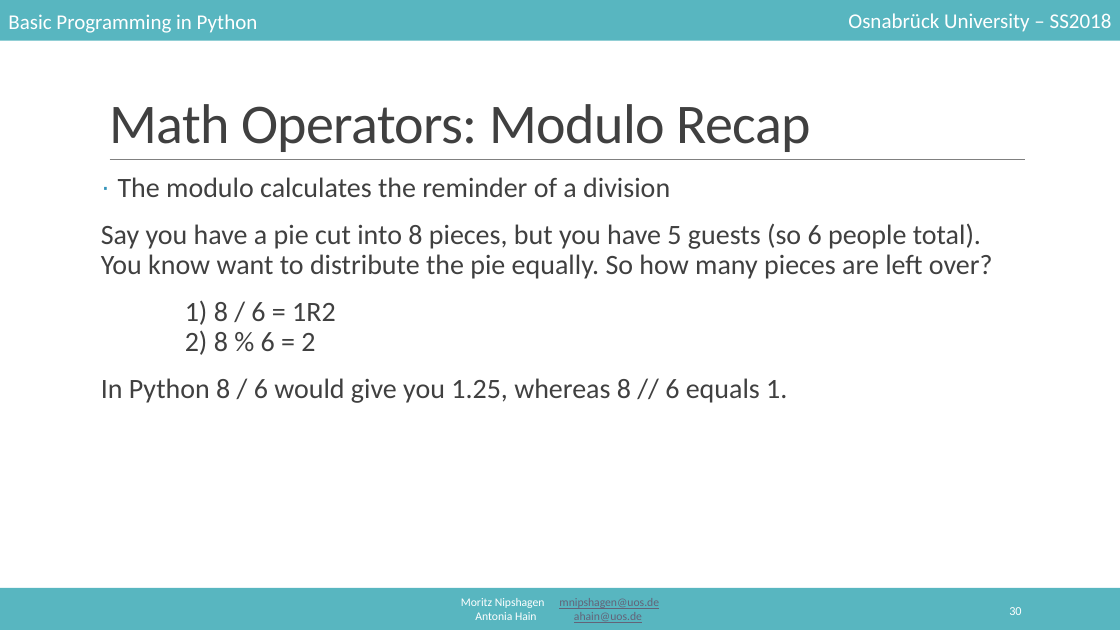
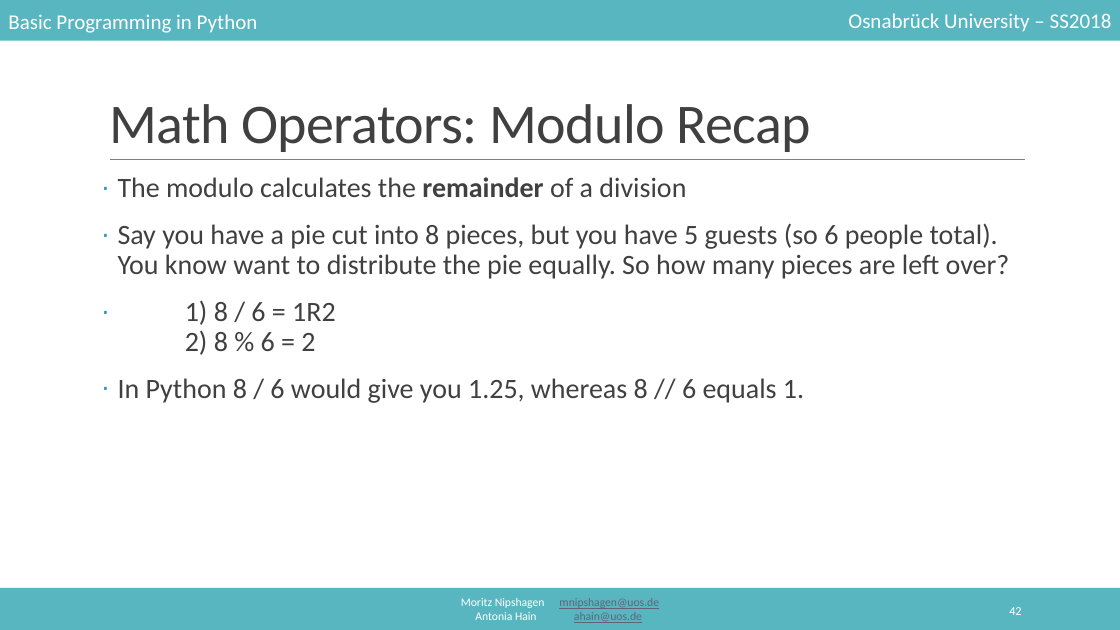
Before and after one commit to mnipshagen/monty, a slide deck: slide 42 of 2018/02/Syntax_and_variables.pptx (slide 30 before the commit). Drawn at 1120x630 pixels with LibreOffice and Linux fonts; fonts in the diff are those of the drawing. Boxes give left, top, right and bottom in pixels: in the first picture for what was removed or moved away, otherwise in the second. Text is boxed around its words. In the diff, an @@ line names an element or a change of style, - is before the commit and + after.

```diff
--- a/2018/02/Syntax_and_variables.pptx
+++ b/2018/02/Syntax_and_variables.pptx
@@ text at bbox=[118, 177, 686, 197]: text changed @@
-· The modulo calculates the reminder of a division
+· The modulo calculates the remainder of a division
@@ text at bbox=[118, 223, 1010, 403]: bullet none to · @@
@@ page number at bbox=[1009, 607, 1021, 615]: text changed @@
-30
+42
```
Also in this commit, not shown: 20 other slides changed, 31 slides added, 1 other file.
